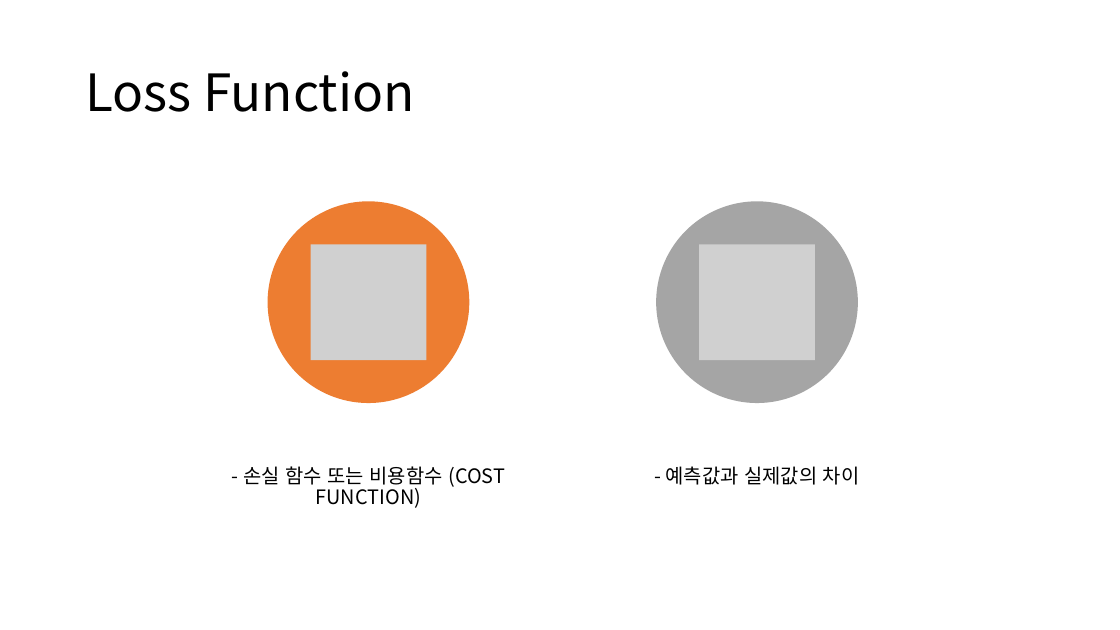
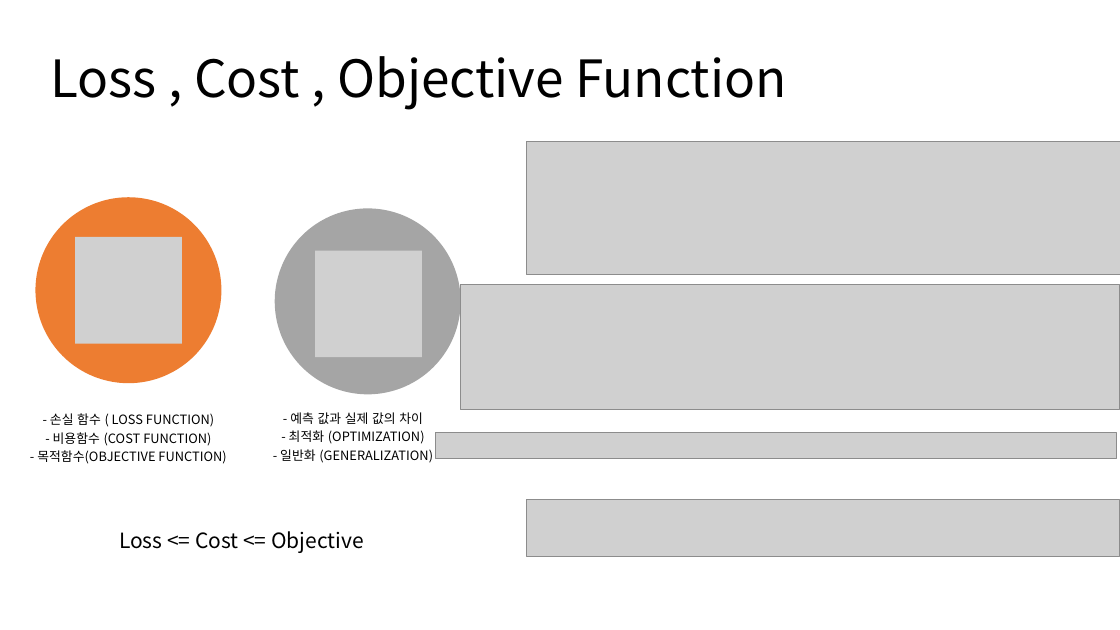
Before and after one commit to seungjae6874/Deeplearning, a slide deck: slide 4 of summary/Loss&Activation Function.pptx. Drawn at 1120x630 pixels with LibreOffice and Linux fonts; fonts in the diff are those of the drawing; grey boxes stand for pictures. Boxes give left, top, right and bottom in pixels: in the first picture for what was removed or moved away, otherwise in the second. Text is boxed around its words. In the diff, an @@ line names an element or a change of style, - is before the commit and + after.

```diff
--- a/summary/Loss&Activation Function.pptx
+++ b/summary/Loss&Activation Function.pptx
@@ title at bbox=[50, 56, 786, 110]: text changed @@
-Loss Function
+Loss , Cost , Objective Function
@@ picture added at bbox=[527, 142, 1120, 275] @@
@@ ellipse added at bbox=[35, 197, 221, 383], fill #ED7D31 @@
@@ ellipse: place and size @@
-ellipse at bbox=[268, 202, 470, 403]
+ellipse at bbox=[275, 208, 460, 394]
@@ ellipse at bbox=[275, 208, 460, 394]: fill #ED7D31 to #A5A5A5 @@
@@ ellipse removed at bbox=[656, 202, 858, 403] @@
@@ picture added at bbox=[75, 237, 181, 344] @@
@@ picture: place and size @@
-picture at bbox=[311, 245, 427, 360]
+picture at bbox=[315, 250, 422, 357]
@@ picture removed at bbox=[699, 245, 815, 360] @@
@@ picture added at bbox=[460, 284, 1120, 409] @@
@@ text at bbox=[37, 413, 226, 464]: text changed; size 17 to 11 pt @@
-- 손실 함수 또는 비용함수 (COST FUNCTION)
+- 손실 함수 ( LOSS FUNCTION)
+- 비용함수 (COST FUNCTION)
+- 목적함수(OBJECTIVE FUNCTION)
@@ text at bbox=[280, 412, 433, 463]: text changed; size 17 to 11 pt @@
-- 예측값과 실제값의 차이
+- 예측 값과 실제 값의 차이
+- 최적화 (OPTIMIZATION)
+- 일반화 (GENERALIZATION)
@@ picture added at bbox=[435, 433, 1116, 459] @@
@@ picture added at bbox=[527, 500, 1120, 557] @@
@@ text added at bbox=[119, 531, 364, 553], 18 pt, text #000000 @@
+Loss <= Cost <= Objective
```
Also in this commit, not shown: 5 other slides changed, 1 other file.
